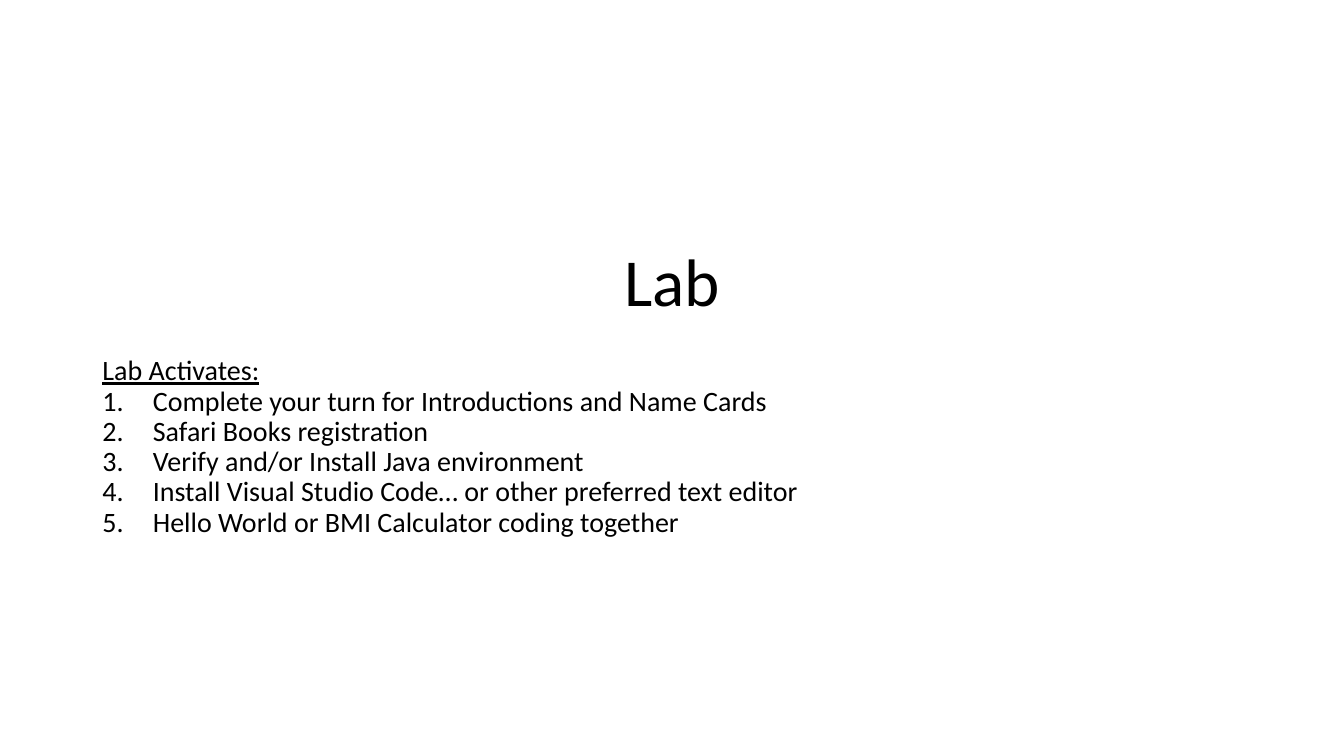
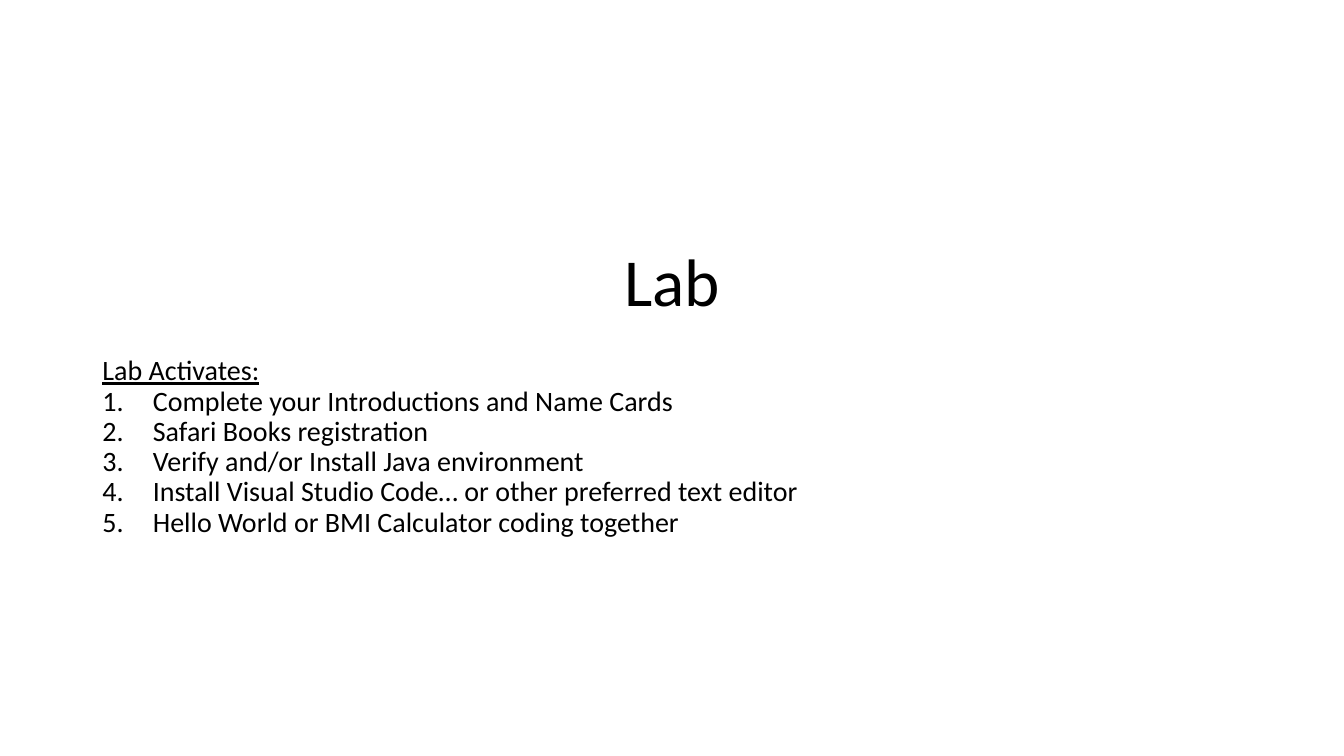
Before and after one commit to jamesbaptiste1/cpsc-24500-2019-01-spring-001, a slide deck: slide 12 of lecture-presentations/2019-01-15.pptx. Drawn at 1344x756 pixels with LibreOffice and Linux fonts; fonts in the diff are those of the drawing. Boxes give left, top, right and bottom in pixels: in the first picture for what was removed or moved away, otherwise in the second. Text is boxed around its words. In the diff, an @@ line names an element or a change of style, - is before the commit and + after.

```diff
--- a/lecture-presentations/2019-01-15.pptx
+++ b/lecture-presentations/2019-01-15.pptx
@@ text at <box>153,391,672,416</box>: text changed @@
-1. Complete your turn for Introductions and Name Cards
+1. Complete your Introductions and Name Cards
```
Also in this commit, not shown: 2 other slides changed, 1 other file.
